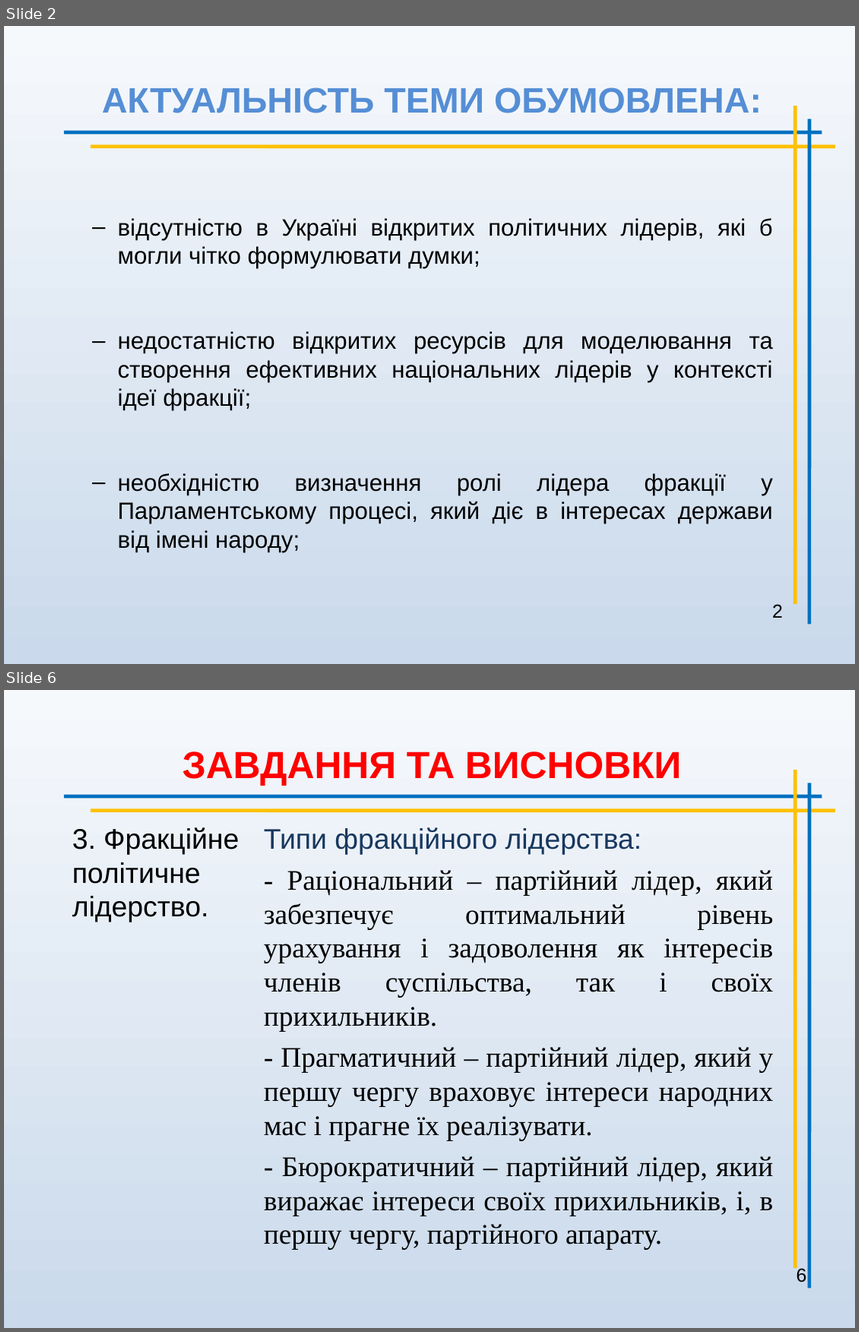
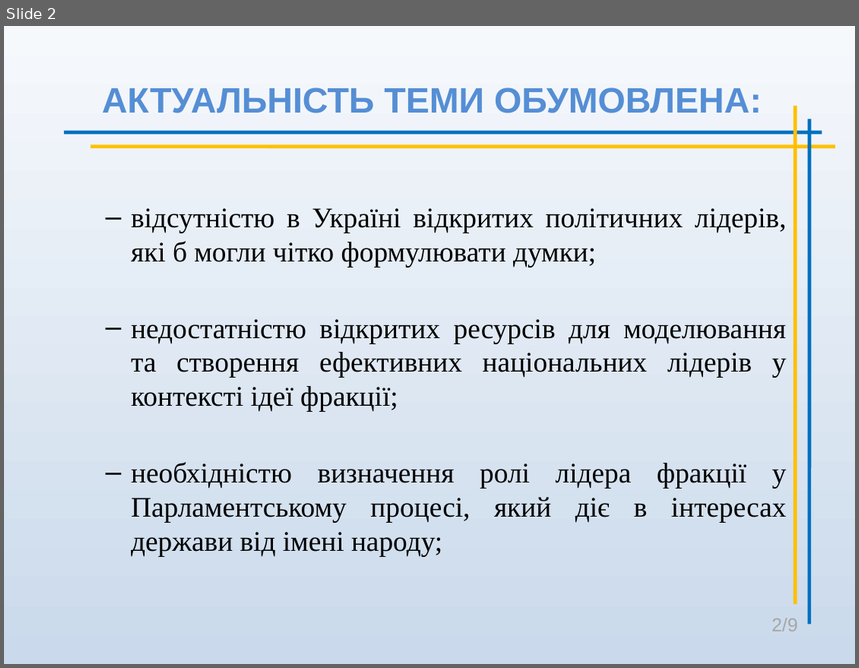
Before and after one commit to koliambrus/diploma, a slide deck: solomakhin.ppt. Shown one above the other, each under a label of ours: slides 2 and 6 before the commit, slide 2 after it; the slides between them are not shown. The pictures are 859x1332 and 859x668 pixels, drawn with LibreOffice and Linux fonts; fonts in the diff are those of the drawing. Boxes give left, top, right and bottom in pixels: in the first picture for what was removed or moved away, otherwise in the second. Text is boxed around its words. In the diff, an @@ line names an element or a change of style, - is before the commit and + after.

```diff
--- a/solomakhin.ppt
+++ b/solomakhin.ppt
@@ slide 6 removed at (4, 690, 855, 1328), background gradient #F6F9FC to #CAD9EB @@
@@ title removed at (183, 752, 681, 786) @@
-ЗАВДАННЯ ТА ВИСНОВКИ
@@ line removed from (796, 1269) to (796, 770) @@
@@ line removed from (63, 796) to (822, 796) @@
@@ line removed from (810, 1288) to (810, 783) @@
@@ line removed from (91, 811) to (835, 811) @@
@@ text removed at (72, 828, 239, 923) @@
-3. Фракційне політичне лідерство.
@@ subtitle removed at (264, 828, 774, 1250) @@
-Типи фракційного лідерства:
-- Раціональний – партійний лідер, який забезпечує оптимальний рівень урахування і задоволення як інтересів членів суспільства, так і своїх прихильників.
-- Прагматичний – партійний лідер, який у першу чергу враховує інтереси народних мас і прагне їх реалізувати.
-- Бюрократичний – партійний лідер, який виражає інтереси своїх прихильників, і, в першу чергу, партійного апарату.
@@ page number removed at (797, 1267, 807, 1283) @@
-6
@@ slide 2 changed as well @@
@@ subtitle "відсутністю в Україні відкритих політичних ...": place and size @@
-subtitle "відсутністю в Україні відкритих політичних ..." at (118, 218, 773, 553)
+subtitle "відсутністю в Україні відкритих політичних ..." at (131, 208, 787, 556)
@@ subtitle "відсутністю в Україні відкритих політичних ..." at (131, 208, 787, 556): size 20 to 24 pt, font Arial to Times New Roman @@
@@ text at (772, 618, 797, 632): text changed; text colour #000000 to #A6A6A6 @@
-2
+2/9
```
Also in this commit, not shown: 5 other slides changed, 3 slides added, 2 other slides removed, 2 other files.
